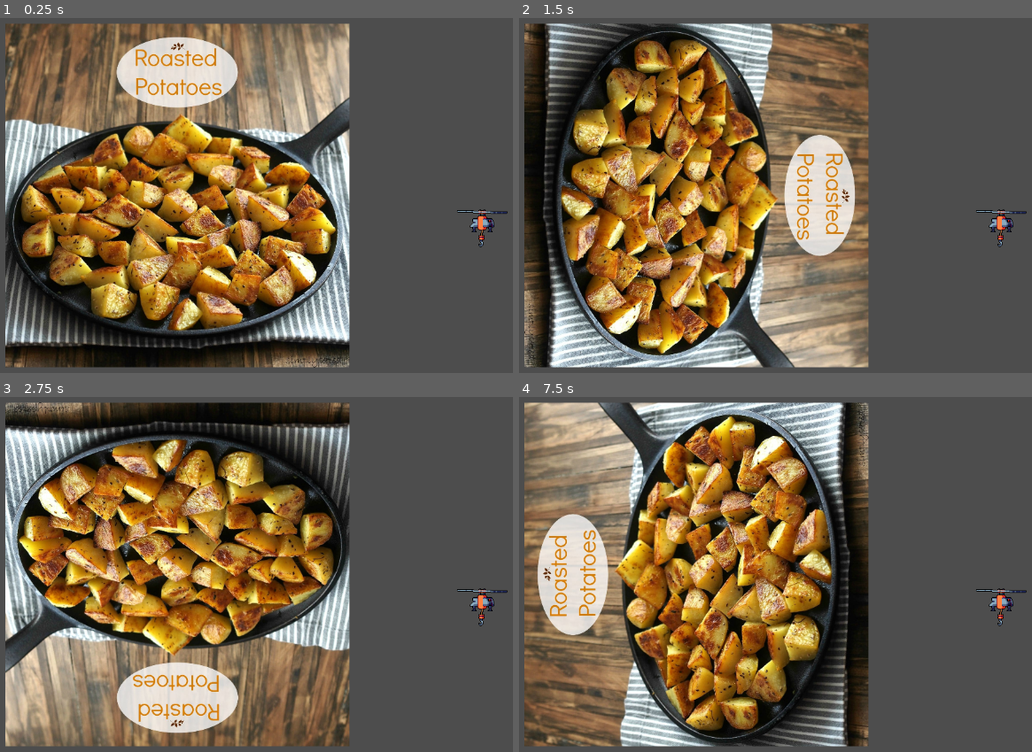
Above: before the commit, frames 1-4 (two rows, left to right).
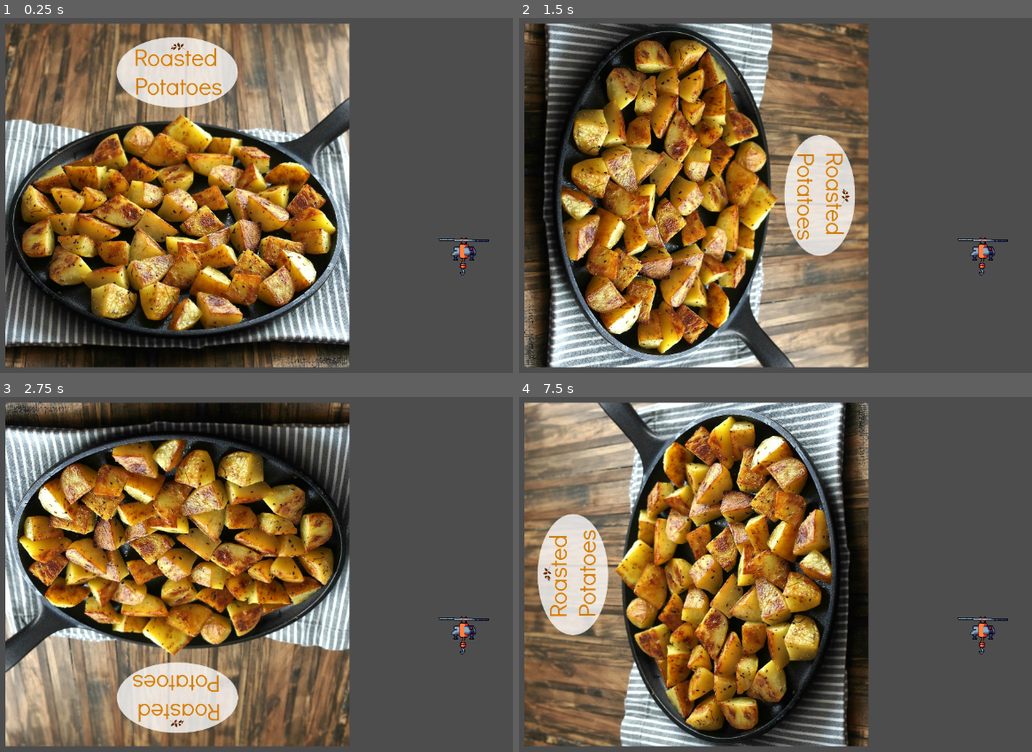
Above: after the commit, the same moments.

Repository: Luna264/gravitygame
Game: Godot game, scene res://node_2d.tscn
Same seed, same stepped clock (60 frames per second), same inputs: the game is played once before the commit and once after it.
Inputs:
- Up to frame 1 (0.25 s): no input
- Up to frame 2 (1.5 s): tap Enter at 0.5 s; hold Right (rotate_right) 0.53-1.28 s; tap Alt at 0.6 s; tap Space at 1.25 s; hold Down from 1.28 s (still down); tap Shift at 1.35 s
- Up to frame 3 (2.75 s): tap Enter at 2 s; release Down at 2.03 s; hold Right (rotate_right) from 2.03 s (still down); tap Alt at 2.1 s
- Up to frame 4 (7.5 s): tap Space at 2.75, 4.25 s; release Right (rotate_right) at 2.78 s; hold Up 2.78-3.53 s; tap Shift every 1.5 s from 2.85 to 7.35 s; tap Enter at 3.5 s; hold A (rotate_left) 3.53-5.03 s; tap Alt at 3.6, 5.1, 6.6 s; hold Down 5.03-5.78 s; hold Right (rotate_right) 5.78-6.53 s; hold Up 6.53-7.28 s; hold Right (rotate_right) from 7.28 s (still down)

The runs differ from the first frame. In frame 1, 0.5% of the frame differs, in the area x 85-99%, y 53-73%; in frame 2, 0.5%; in frame 3, 0.5%; in frame 4, 0.5%.

Commit message:
added tileset for wall collision testing

Diff:
--- a/Game/gravitygame/node_2d.tscn
+++ b/Game/gravitygame/node_2d.tscn
@@ -48,11 +48,11 @@
 
 [node name="AnimatedSprite2D" type="AnimatedSprite2D" parent="drone"]
 texture_filter = 1
-position = Vector2(1086, 363)
+position = Vector2(1056, 409)
 sprite_frames = SubResource("SpriteFrames_kdubu")
 animation = &"walk"
 frame = 3
-frame_progress = 0.39870358
+frame_progress = 0.26954594
 
 [node name="level" type="Node2D" parent="."]
 
Binary file added: Game/gravitygame/tileset_sf.png
Not shown, added: Game/gravitygame/tileset_sf.png.import
